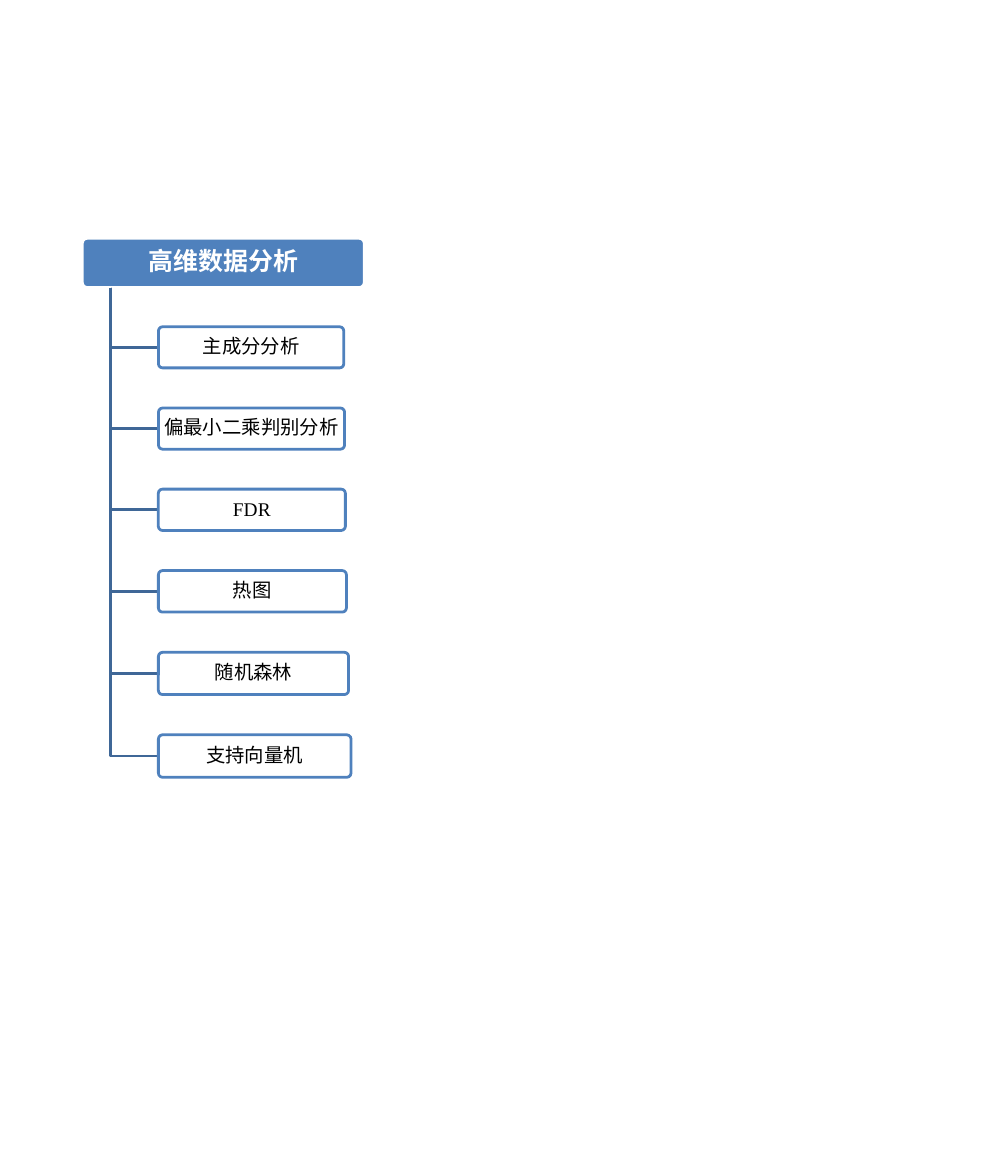
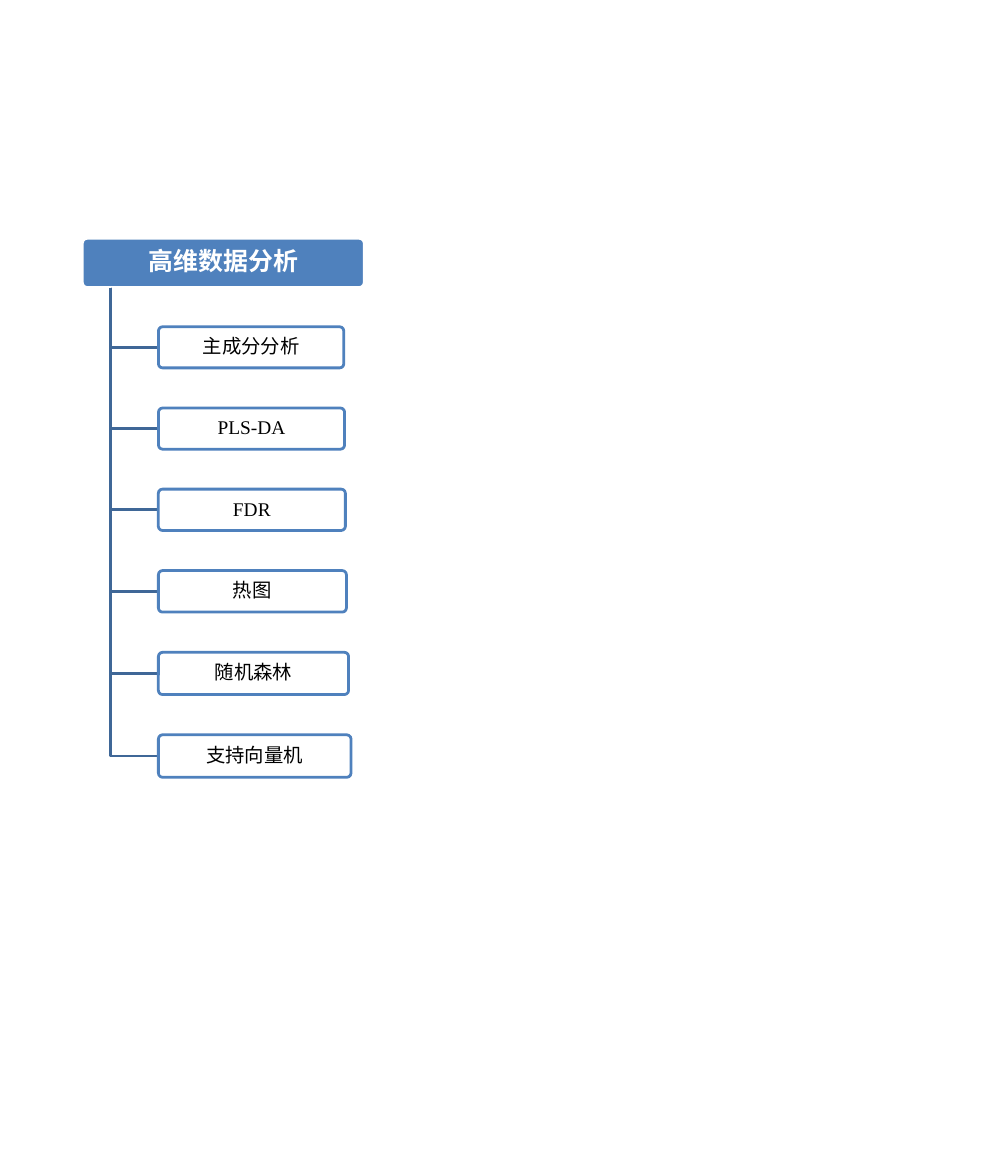
Before and after one commit to YanqiangLu1/luyanqiang3, a slide deck: slide 3 of image/基础统计分析和高维图片.pptx. Drawn at 996x1176 pixels with LibreOffice and Linux fonts; fonts in the diff are those of the drawing. Boxes give left, top, right and bottom in pixels: in the first picture for what was removed or moved away, otherwise in the second. Text is boxed around its words. In the diff, an @@ line names an element or a change of style, - is before the commit and + after.

```diff
--- a/image/基础统计分析和高维图片.pptx
+++ b/image/基础统计分析和高维图片.pptx
@@ text at box(218, 421, 286, 434): text changed; font Calibri to Times New Roman @@
-偏最小二乘判别分析
+PLS-DA
```
Also in this commit, not shown: 1 other slide changed, 4 other files.
